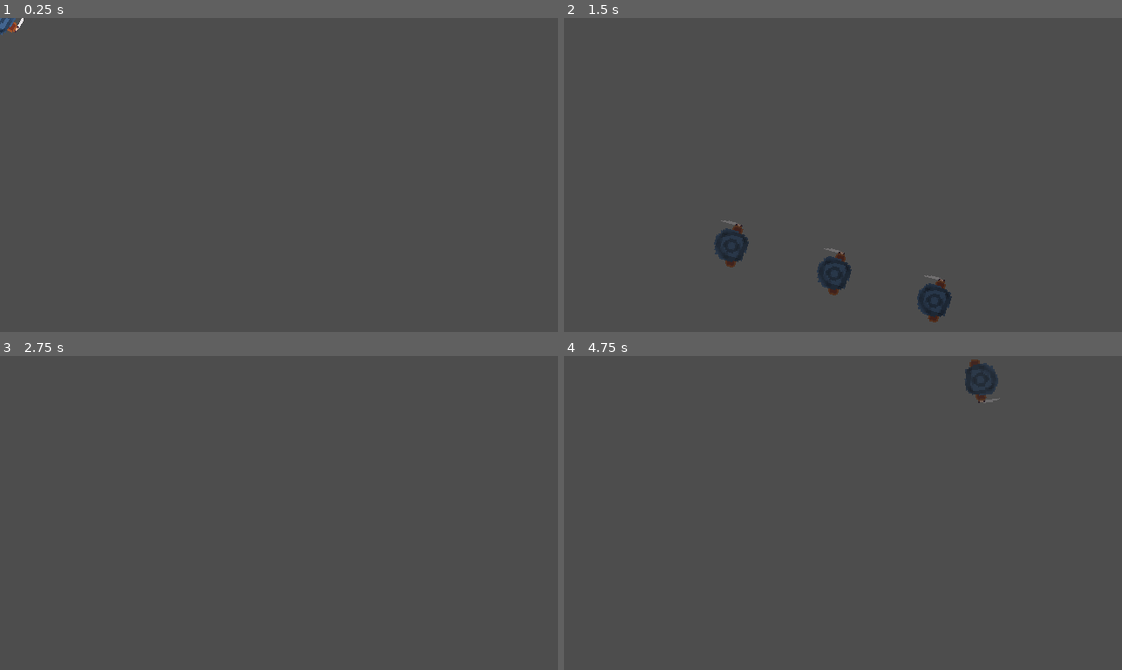
Above: before the commit, frames 1-4 (two rows, left to right).
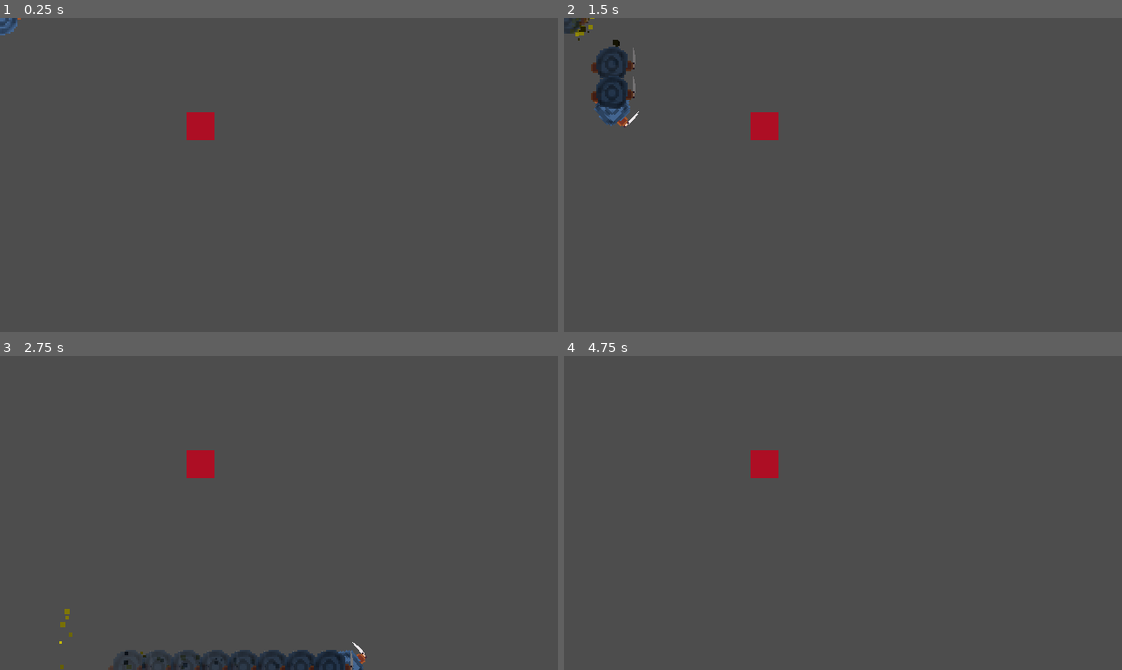
Above: after the commit, the same moments.

Repository: Ouvryyz/P2iGit
Game: Godot game, scene res://Fighter/Scenes/Game/Game.tscn
Same seed, same stepped clock (60 frames per second), same inputs: the game is played once before the commit and once after it. Before the commit the project starts from res://Fighter/Scenes/Player1/Player1.tscn.
Inputs (mouse positions are in pixels of both pictures, inside the frame that each line leads up to):
- Up to frame 1 (0.25 s): no input
- Up to frame 2 (1.5 s): tap Enter at 0.5 s; move the mouse to (965, 159) at 0.52 s; hold D (move_right) 0.53-1.28 s; hold Shift (Dash) 0.53-1.28 s; click (965, 159) at 0.67 s; move the mouse to (731, 190) at 1.27 s; hold S (move_down) from 1.28 s (still down); tap Shift (Dash) at 1.35 s; click (731, 190) at 1.42 s
- Up to frame 3 (2.75 s): move the mouse to (334, 443) at 2.02 s; release S (move_down) at 2.03 s; hold D (move_right) from 2.03 s (still down); hold Space (test) from 2.03 s (still down); click (334, 443) at 2.17 s; tap Shift (Dash) at 2.3 s
- Up to frame 4 (4.75 s): move the mouse to (815, 575) at 2.77 s; release D (move_right) at 2.78 s; release Space (test) at 2.78 s; hold W (move_up) 2.78-3.53 s; tap Shift (Dash) at 2.85, 4.55 s; click (815, 575) at 2.92 s; move the mouse to (1010, 560) at 3.52 s; hold Shift (Dash) 3.53-4.28 s; hold A (move_left) from 3.53 s (still down); click (1010, 560) at 3.67 s; move the mouse to (675, 465) at 4.27 s; tap Space (test) at 4.35 s; click (675, 465) at 4.42 s

The runs differ from the first frame. In frame 1, 0.6% of the frame differs, in the area x 0-39%, y 0-39%; in frame 2, 3.9%, in the area x 0-70%, y 0-97%; in frame 3, 2.9%; in frame 4, 1.0%.

Commit message:
Sprites et début attaque

Diff:
--- a/Fighter/Scenes/Player1/Player1.tscn
+++ b/Fighter/Scenes/Player1/Player1.tscn
@@ -6,6 +6,30 @@
 
 [sub_resource type="CircleShape2D" id="CircleShape2D_1pk17"]
 radius = 20.2237
+
+[sub_resource type="Gradient" id="Gradient_lwnt6"]
+
+[sub_resource type="GradientTexture1D" id="GradientTexture1D_we2u7"]
+gradient = SubResource("Gradient_lwnt6")
+
+[sub_resource type="Gradient" id="Gradient_w1tkm"]
+
+[sub_resource type="GradientTexture1D" id="GradientTexture1D_0xdbt"]
+gradient = SubResource("Gradient_w1tkm")
+
+[sub_resource type="ParticleProcessMaterial" id="ParticleProcessMaterial_a06dl"]
+particle_flag_disable_z = true
+initial_velocity_min = 20.0
+initial_velocity_max = 50.0
+gravity = Vector3(0, -1, 0)
+scale_min = 2.0
+scale_max = 6.0
+color = Color(0.878906, 0.82655, 0.0411987, 1)
+color_ramp = SubResource("GradientTexture1D_0xdbt")
+color_initial_ramp = SubResource("GradientTexture1D_we2u7")
+
+[sub_resource type="CircleShape2D" id="CircleShape2D_aj17m"]
+radius = 25.0
 
 [node name="Player1" type="CharacterBody2D"]
 rotation = 3.14159
@@ -22,6 +46,20 @@
 shape = SubResource("CircleShape2D_1pk17")
 
 [node name="GhostTimer" type="Timer" parent="."]
-wait_time = 0.001
+wait_time = 0.05
+
+[node name="GPUParticles2D" type="GPUParticles2D" parent="."]
+show_behind_parent = true
+emitting = false
+amount = 100
+process_material = SubResource("ParticleProcessMaterial_a06dl")
+trail_lifetime = 1.0
+
+[node name="HitboxArea" type="Area2D" parent="."]
+
+[node name="HitBoxPlayer1" type="CollisionShape2D" parent="HitboxArea"]
+shape = SubResource("CircleShape2D_aj17m")
 
 [connection signal="timeout" from="GhostTimer" to="." method="_on_ghost_timer_timeout"]
+[connection signal="body_entered" from="HitboxArea" to="." method="_on_hitbox_area_body_entered"]
+[connection signal="body_exited" from="HitboxArea" to="." method="_on_hitbox_area_body_exited"]
--- a/Fighter/Scenes/Player1/Scripts/player_1.gd
+++ b/Fighter/Scenes/Player1/Scripts/player_1.gd
@@ -3,6 +3,7 @@
 
 @export var dash_node : PackedScene
 @onready var ghost_timer = $GhostTimer
+@onready var particles =$GPUParticles2D
 
 @export_range(0.0,1.0) var accel_factor : float = 01
 @export_range(0.0,1.0) var rotation_accel_factor : float = 01
@@ -14,13 +15,17 @@
 var direction := Vector2.ZERO
 var Last_direction := Vector2.ZERO
 
+var enemy_inattack_range = false
+var enemy_cooldown  = true
+var health = 10
+var player_alive = true
 
 func _ready() -> void:
 	pass
 
 func _physics_process(delta: float) -> void:
 	move()
-	rotate_toward_mouse()
+	enemy_attack()
 
 func _input(event: InputEvent) -> void:
 	direction=Input.get_vector("move_left","move_right","move_up","move_down")
@@ -28,7 +33,8 @@
 		Last_direction = direction
 	if event.is_action_pressed("Dash"):
 		dash()
-
+	if event is InputEventMouseButton and event.pressed and event.button_index == MOUSE_BUTTON_LEFT:
+		rotate_toward_click(event.position)
 func move()-> void:
 
 	if direction == Vector2.ZERO :
@@ -40,10 +46,9 @@
 	velocity = Last_direction * speed
 	move_and_slide()
 
-func rotate_toward_mouse()-> void:
-	var mouse_pos = get_global_mouse_position()
-	var angle = global_position.angle_to_point(mouse_pos)
-	rotation = lerp_angle(rotation,angle, rotation_accel_factor)
+func rotate_toward_click(mouse_pos: Vector2) -> void:
+	var angle = (mouse_pos - global_position).angle()
+	rotation = angle
 
 func add_ghost():
 	var ghost = dash_node.instantiate()
@@ -55,9 +60,32 @@
 
 func dash():
 	ghost_timer.start()
-
+	particles.emitting = true
 	var tween = get_tree().create_tween()
-	tween.tween_property(self, "position", position + velocity * 1.8, 0.05)
+	tween.tween_property(self, "position", position + velocity * 1.5, 0.45)
 
 	await tween.finished
 	ghost_timer.stop()
+	particles.emitting = false
+
+
+func _on_hitbox_area_body_entered(body: Node2D) -> void:
+	if body.has_method("enemy"):
+		enemy_inattack_range = true
+
+
+func _on_hitbox_area_body_exited(body: Node2D) -> void:
+	if body.has_method("enemy"):
+		enemy_inattack_range = false
+
+func enemy_attack():
+	if enemy_inattack_range and enemy_cooldown == true:
+		health = health - 1
+		enemy_cooldown = false
+		$Attack_cooldown.start()
+		print(health)
+
+
+
+func _on_attack_cooldown_timeout() -> void:
+	pass # Replace with function body.
--- a/Fighter/Scenes/Player2/Player2.tscn
+++ b/Fighter/Scenes/Player2/Player2.tscn
@@ -1,13 +1,18 @@
-[gd_scene load_steps=3 format=3 uid="uid://dugmfx6mk4e6p"]
+[gd_scene load_steps=5 format=3 uid="uid://dugmfx6mk4e6p"]
 
 [ext_resource type="Texture2D" uid="uid://58o7w60nfs3m" path="res://Fighter/Scenes/Player2/Sprites/Player2.webp" id="1_e1d7c"]
+[ext_resource type="Script" path="res://Fighter/Scenes/Player2/player_2.gd" id="1_pueqn"]
 
 [sub_resource type="RectangleShape2D" id="RectangleShape2D_ksiye"]
+size = Vector2(32, 32)
+
+[sub_resource type="RectangleShape2D" id="RectangleShape2D_kjmwi"]
 size = Vector2(32, 32)
 
 [node name="Player2" type="CharacterBody2D"]
 collision_layer = 4
 collision_mask = 4
+script = ExtResource("1_pueqn")
 
 [node name="Player2" type="Sprite2D" parent="."]
 texture_filter = 1
@@ -15,3 +20,8 @@
 
 [node name="CollisionShape2D" type="CollisionShape2D" parent="."]
 shape = SubResource("RectangleShape2D_ksiye")
+
+[node name="HitboxArea" type="Area2D" parent="."]
+
+[node name="HitboxPlayer2" type="CollisionShape2D" parent="HitboxArea"]
+shape = SubResource("RectangleShape2D_kjmwi")
--- /dev/null
+++ b/Fighter/Scenes/Player2/player_2.gd
@@ -0,0 +1,4 @@
+extends CharacterBody2D
+
+func enemy():
+	pass
--- a/Grid/Scenes/Logic/Logic.tscn
+++ b/Grid/Scenes/Logic/Logic.tscn
@@ -1,12 +1,17 @@
-[gd_scene load_steps=4 format=3 uid="uid://d0bw0krvephcd"]
+[gd_scene load_steps=5 format=3 uid="uid://d0bw0krvephcd"]
 
 [ext_resource type="Script" path="res://Grid/Scenes/Logic/logic.gd" id="1_2tlqv"]
+[ext_resource type="Texture2D" uid="uid://cgaharimrb3ls" path="res://Grid/Sprites/Fond.webp" id="2_gdgvm"]
 [ext_resource type="PackedScene" uid="uid://dnuke6tg3cgnv" path="res://Grid/Scenes/Grid/Grid.tscn" id="2_jxdwt"]
 [ext_resource type="PackedScene" uid="uid://b2c2mja0nco7k" path="res://Grid/Scenes/SpawnCoin/SpawnCoin.tscn" id="3_y377b"]
 
 [node name="Logic" type="Node2D"]
 texture_filter = 1
 script = ExtResource("1_2tlqv")
+
+[node name="Fond" type="Sprite2D" parent="."]
+position = Vector2(320, 180)
+texture = ExtResource("2_gdgvm")
 
 [node name="Grid" parent="." instance=ExtResource("2_jxdwt")]
 
--- a/project.godot
+++ b/project.godot
@@ -11,7 +11,7 @@
 [application]
 
 config/name="P2I"
-run/main_scene="res://Fighter/Scenes/Player1/Player1.tscn"
+run/main_scene="res://Fighter/Scenes/Game/Game.tscn"
 config/features=PackedStringArray("4.3", "Forward Plus")
 config/icon="res://icon.svg"
 
Not shown: 1 places in Fighter/Scenes/Player1/Player1.tscn that only renumber resources
Binary file added: Fighter/Sprites/BarreViePlayerRed.ase
Binary file added: Fighter/Sprites/MapIce.ase
Binary file added: Fighter/Sprites/PlayerAttack.ase
Binary file added: Fighter/Sprites/PlayerRed.ase
Binary file added: Fighter/Sprites/PlayerRedAttack.ase
Binary file added: Fighter/Sprites/PlayerYellow.ase
Binary file added: Fighter/Sprites/UICooldown.ase
Binary file added: Grid/Sprites/BarreViePlayerYellow.ase
Binary file changed: Grid/Sprites/Fond.png
